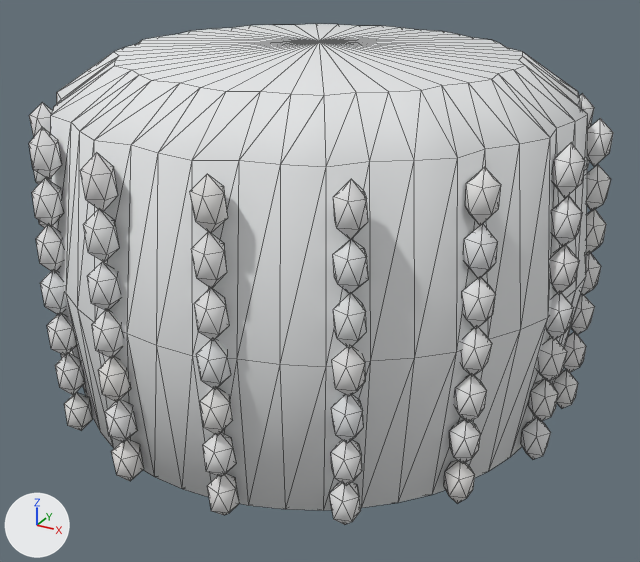
Before and after pictures for a commit that changed the glTF model assets/models/templates/furniture/pouf.glb.
Both versions are drawn from a 50 mm camera at (0.437, -0.792, 0.547) aimed at (0.01, -0.017, 0.159). Arrows for +X, +Y and +Z are at lower left; the lights stay in place. The first picture is the older version. Mesh edges are drawn as thin lines. Vertices at exactly the same position are counted once.

The scene before the commit, as lines of its bpy script (objects in view):
```python
me_pouf_001 = bpy.data.meshes.new('Pouf.001')
me_pouf_001.from_pydata(...)  # 1586 vertices, 2720 faces; spans x -0.292..0.29, y -0.291..0.291, z 0.0..0.41
me_pouf_001.materials.append(mat_knit)
ob_knit = bpy.data.objects.new('knit', me_pouf_001)
ob_knit.location = (0.0, 0.0, 0.0)
```
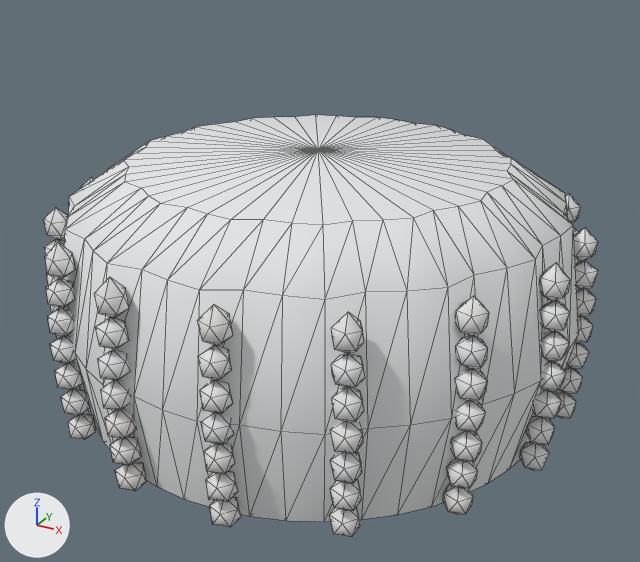
Changed parts and their boxes [x1, y1, x2, y2] in the pictures (640 x 562 px; the box of a moved part takes in the faces that stretch with it):
'knit', reshaped (16% shorter)
    before: [29, 24, 613, 525]
    after: [43, 115, 598, 537]
part 1 of me_pouf_001, moved or reshaped
    before: [553, 370, 578, 408]
    after: [556, 392, 576, 418]
part 2 of me_pouf_001, moved or reshaped
    before: [564, 332, 586, 373]
    after: [560, 367, 583, 394]
part 3 of me_pouf_001, moved or reshaped
    before: [571, 294, 595, 335]
    after: [567, 343, 589, 369]
part 4 of me_pouf_001, moved or reshaped
    before: [581, 253, 601, 295]
    after: [576, 316, 593, 343]
part 5 of me_pouf_001, moved or reshaped
    before: [586, 209, 606, 254]
    after: [577, 289, 596, 317]
part 6 of me_pouf_001, moved or reshaped
    before: [587, 165, 611, 211]
    after: [575, 260, 598, 289]
part 7 of me_pouf_001, moved or reshaped
    before: [29, 24, 613, 525]
    after: [43, 115, 598, 537]

What the commit changed:
me_pouf_001 is used by ob_knit; location (0.0, 0.0, 0.0).
me_pouf_001 had 1586 vertices, 2720 faces and spanned x -0.292..0.29, y -0.291..0.291, z 0.0..0.41.
me_pouf_001 now has 1586 vertices, 2720 faces and spans x -0.291..0.29, y -0.29..0.29, z 0.0..0.3.
me_pouf_001 part 1: the loose piece of 12 vertices spanning x 0.256..0.283, y 0.039..0.067, z 0.037..0.085 is scaled about its middle by (1.01, 1, 0.681), then moved by (0.001, 0.001, -0.02).
me_pouf_001 part 2: the loose piece of 12 vertices spanning x 0.258..0.286, y 0.041..0.067, z 0.081..0.13 is scaled about its middle by (1.01, 1, 0.679), then moved by (0.001, 0.001, -0.034).
me_pouf_001 part 3: the loose piece of 12 vertices spanning x 0.261..0.289, y 0.041..0.068, z 0.126..0.173 is scaled about its middle by (1.01, 1, 0.679), then moved by (0.0, 0.001, -0.048).
me_pouf_001 part 4: the loose piece of 12 vertices spanning x 0.261..0.289, y 0.041..0.069, z 0.171..0.22 is scaled about its middle by (1.01, 1, 0.681), then moved by (0.0, 0.001, -0.063).
me_pouf_001 part 5: the loose piece of 12 vertices spanning x 0.261..0.289, y 0.042..0.069, z 0.215..0.265 is scaled about its middle by (1.01, 1, 0.681), then moved by (0.0, 0.001, -0.077).
me_pouf_001 part 6: the loose piece of 12 vertices spanning x 0.26..0.287, y 0.042..0.068, z 0.261..0.308 is scaled about its middle by (1.01, 1, 0.68), then moved by (0.0, 0.001, -0.092).
me_pouf_001 part 7: 1294 of 1586 vertices moved; they spanned x -0.292..0.29, y -0.291..0.291, z 0.0..0.41 and now span x -0.291..0.29, y -0.29..0.29, z 0.0..0.3; mean shift (0.0, 0.0, -0.064); largest move (-0.23, 0.156, 0.355) -> (-0.231, 0.154, 0.243).
Other edits to the shape of me_pouf_001 do not show in these pictures.
